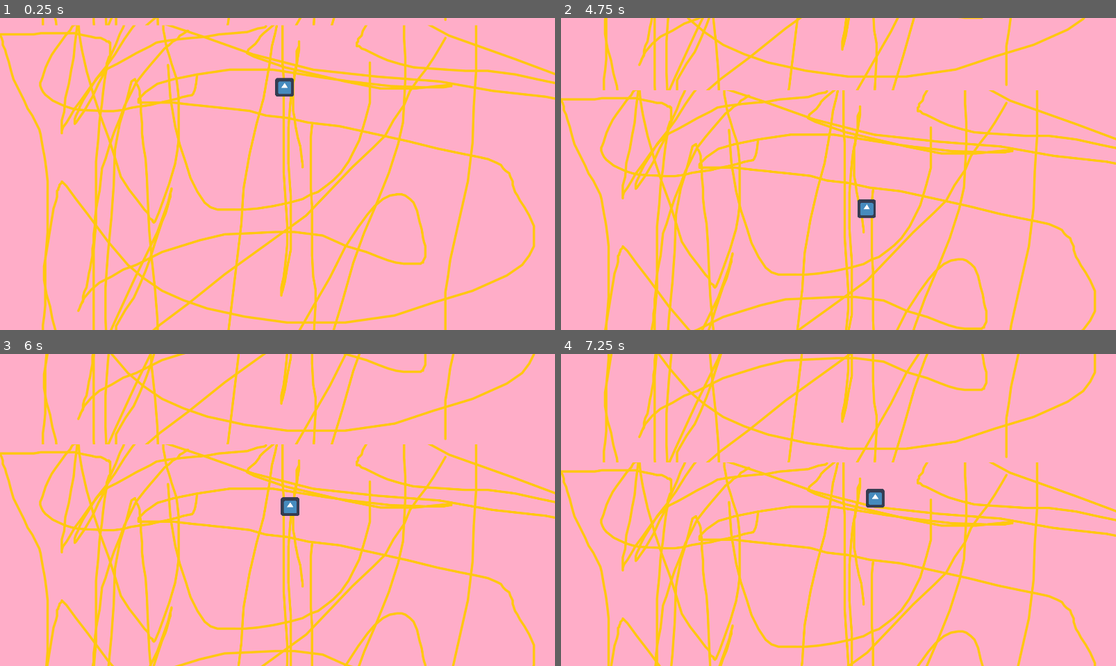
Above: before the commit, frames 1-4 (two rows, left to right).
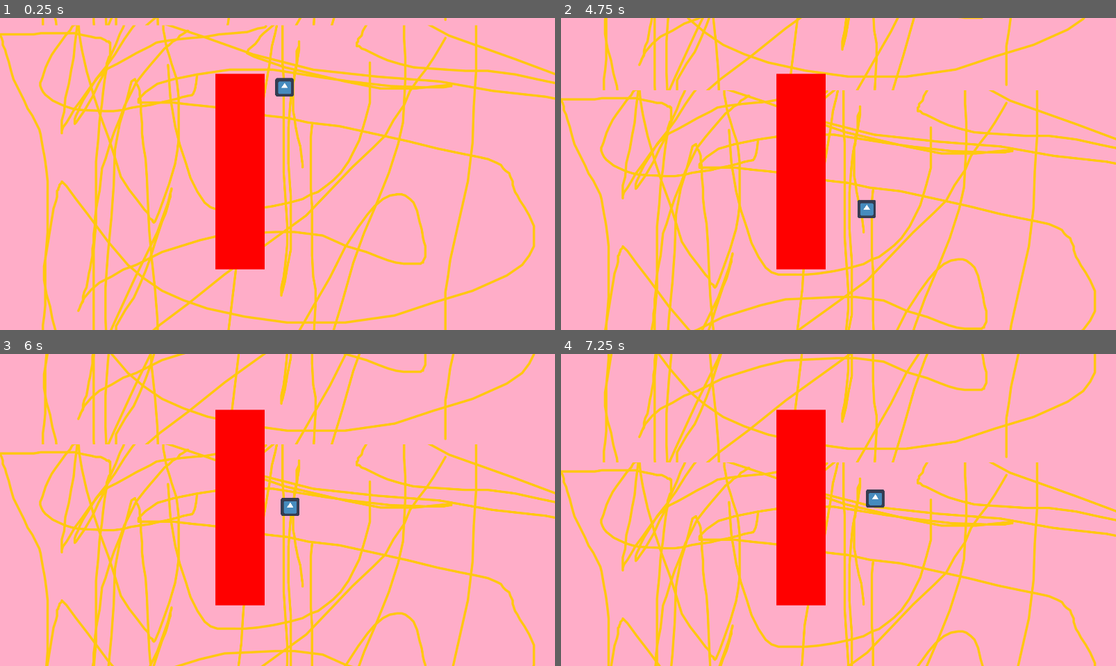
Above: after the commit, the same moments.

Repository: Castlemark/Not_Only_Games_Jam
Game: Godot game, scene res://Assets/Resources/Main.tscn
Same seed, same stepped clock (60 frames per second), same inputs: the game is played once before the commit and once after it. The project has no main scene, so this scene is started directly. The engine's default icon, where the game draws it, is replaced by a stand-in: a white triangle on a blue panel in a dark square.
Inputs (mouse positions are in pixels of both pictures, inside the frame that each line leads up to):
- Up to frame 1 (0.25 s): no input
- Up to frame 2 (4.75 s): move the mouse to (960, 158) at 0.52 s; press the mouse at (960, 158) at 0.53 s; move the mouse to (727, 189) at 1.27 s; release the mouse at (727, 189) at 1.28 s; click (727, 189) at 1.35 s; move the mouse to (894, 105) at 2.02 s; press the mouse at (894, 105) at 2.03 s; move the mouse to (810, 236) at 2.77 s; release the mouse at (810, 236) at 2.78 s; click (810, 236) at 2.85 s; move the mouse to (1005, 220) at 3.52 s; press the mouse at (1005, 220) at 3.53 s; move the mouse to (672, 127) at 4.27 s; release the mouse at (672, 127) at 4.28 s; click (672, 127) at 4.35 s
- Up to frame 3 (6 s): move the mouse to (305, 510) at 5.02 s; press the mouse at (305, 510) at 5.03 s; move the mouse to (194, 432) at 5.77 s; release the mouse at (194, 432) at 5.78 s; click (194, 432) at 5.85 s
- Up to frame 4 (7.25 s): move the mouse to (960, 494) at 6.52 s; press the mouse at (960, 494) at 6.53 s

The runs differ from the first frame. In frame 1, 5.6% of the frame differs, in the area x 38-48%, y 17-81%; in frame 2, 5.6%, in the area x 38-57%, y 17-81%; in frame 3, 5.6%; in frame 4, 5.6%.

Commit message:
Intento 1 collision
<3

Diff:
--- /dev/null
+++ b/Not Only Games Jam 2018/Assets/Resources/KinematicBody2D.gd
@@ -0,0 +1,44 @@
+extends KinematicBody2D
+
+# class member variables go here, for example:
+# var a = 2
+# var b = "textvar"
+var speed = 5
+var target = self.position
+var move = 0
+
+func _ready():
+	# Called every time the node is added to the scene.
+	# Initialization here
+	pass
+
+func _process(delta):
+
+	move = Vector2(0, 1)
+	# Called every frame. Delta is time since last frame.
+	# Update game logic here.
+	movePlayer()
+
+	var collision_info = move_and_collide(move)
+
+	if collision_info:
+		move = move.bounce(collision_info.normal)
+
+
+func _input(event):
+	if (Input.is_action_pressed("mouse_pressed")):
+		target = event.position
+
+#	if (event is InputEventMouseButton or (event is InputEventMouseMotion)):
+#		target = event.position
+
+
+func movePlayer ():
+	if (target != null):
+		var dir = Vector2(target - self.position)
+
+		if (dir.length() >= 3):
+			dir = dir.normalized()
+			move += speed * dir
+		else:
+			target = null
--- a/Not Only Games Jam 2018/Assets/Resources/Main.tscn
+++ b/Not Only Games Jam 2018/Assets/Resources/Main.tscn
@@ -1,8 +1,9 @@
-[gd_scene load_steps=4 format=2]
+[gd_scene load_steps=5 format=2]
 
 [ext_resource path="res://Scripts/Node.gd" type="Script" id=1]
 [ext_resource path="res://Assets/Resources/Background_Joc.tscn" type="PackedScene" id=2]
 [ext_resource path="res://Assets/Resources/Player.tscn" type="PackedScene" id=3]
+[ext_resource path="res://Assets/Resources/Obstacles/I3.tscn" type="PackedScene" id=4]
 
 [node name="Node" type="Node" index="0"]
 
@@ -11,3 +12,7 @@
 [node name="Background" parent="." index="0" instance=ExtResource( 2 )]
 
 [node name="Node2D" parent="." index="1" instance=ExtResource( 3 )]
+
+[node name="I3" parent="." index="2" instance=ExtResource( 4 )]
+
+position = Vector2( 830.049, 531.605 )
--- /dev/null
+++ b/Not Only Games Jam 2018/Assets/Resources/Obstacles/I3.tscn
@@ -0,0 +1,41 @@
+[gd_scene load_steps=3 format=2]
+
+[ext_resource path="res://Assets/placeholder sprites/I3.png" type="Texture" id=1]
+
+[sub_resource type="RectangleShape2D" id=1]
+
+custom_solver_bias = 0.0
+extents = Vector2( 81.6465, 331.619 )
+
+[node name="I3" type="Node2D"]
+
+[node name="I3" type="Sprite" parent="." index="0"]
+
+texture = ExtResource( 1 )
+_sections_unfolded = [ "Transform" ]
+
+[node name="RigidBody2D" type="RigidBody2D" parent="I3" index="0"]
+
+input_pickable = false
+collision_layer = 1
+collision_mask = 1
+mode = 0
+mass = 1.0
+friction = 1.0
+bounce = 0.0
+gravity_scale = 1.0
+custom_integrator = false
+continuous_cd = 0
+contacts_reported = 0
+contact_monitor = false
+sleeping = false
+can_sleep = true
+linear_velocity = Vector2( 0, 0 )
+linear_damp = -1.0
+angular_velocity = 0.0
+angular_damp = -1.0
+
+[node name="CollisionShape2D" type="CollisionShape2D" parent="I3/RigidBody2D" index="0"]
+
+position = Vector2( -0.95195, 0 )
+shape = SubResource( 1 )
--- a/Not Only Games Jam 2018/Assets/Resources/Player.tscn
+++ b/Not Only Games Jam 2018/Assets/Resources/Player.tscn
@@ -1,14 +1,33 @@
-[gd_scene load_steps=3 format=2]
+[gd_scene load_steps=5 format=2]
 
-[ext_resource path="res://icon.png" type="Texture" id=1]
-[ext_resource path="res://Assets/Resources/icon.gd" type="Script" id=2]
+[ext_resource path="res://Assets/Resources/KinematicBody2D.gd" type="Script" id=1]
+[ext_resource path="res://icon.png" type="Texture" id=2]
+[ext_resource path="res://Assets/Resources/icon.gd" type="Script" id=3]
+
+[sub_resource type="RectangleShape2D" id=1]
+
+custom_solver_bias = 0.0
+extents = Vector2( 28.6355, 28.7846 )
 
 [node name="Node2D" type="Node2D"]
 
 _sections_unfolded = [ "Transform" ]
 
-[node name="icon" type="Sprite" parent="." index="0"]
+[node name="KinematicBody2D" type="KinematicBody2D" parent="." index="0"]
 
 position = Vector2( 984.366, 224.982 )
-texture = ExtResource( 1 )
-script = ExtResource( 2 )
+input_pickable = true
+collision_layer = 1
+collision_mask = 1
+collision/safe_margin = 0.08
+script = ExtResource( 1 )
+_sections_unfolded = [ "Collision", "Pickable", "collision" ]
+
+[node name="CollisionShape2D" type="CollisionShape2D" parent="KinematicBody2D" index="0"]
+
+shape = SubResource( 1 )
+
+[node name="icon" type="Sprite" parent="KinematicBody2D" index="1"]
+
+texture = ExtResource( 2 )
+script = ExtResource( 3 )
--- a/Not Only Games Jam 2018/Assets/Resources/icon.gd
+++ b/Not Only Games Jam 2018/Assets/Resources/icon.gd
@@ -3,8 +3,7 @@
 # class member variables go here, for example:
 # var a = 2
 # var b = "textvar"
-var speed = 5
-var target = self.position
+
 
 func _ready():
 	# Called every time the node is added to the scene.
@@ -13,26 +12,4 @@
 
 func _process(delta):
 
-	self.position += Vector2(0, 1)
-	# Called every frame. Delta is time since last frame.
-	# Update game logic here.
-	movePlayer()
 	pass
-
-func _input(event):
-	if (Input.is_action_pressed("mouse_pressed")):
-		target = event.position
-
-#	if (event is InputEventMouseButton or (event is InputEventMouseMotion)):
-#		target = event.position
-
-
-func movePlayer ():
-	if (target != null):
-		var dir = Vector2(target - self.position)
-
-		if (dir.length() >= 3):
-			dir = dir.normalized()
-			self.position += speed * dir
-		else:
-			target = null
Binary file added: Not Only Games Jam 2018/Assets/placeholder sprites/I1.png
Not shown, added: Not Only Games Jam 2018/Assets/placeholder sprites/I1.png.import
Binary file added: Not Only Games Jam 2018/Assets/placeholder sprites/I2.png
Not shown, added: Not Only Games Jam 2018/Assets/placeholder sprites/I2.png.import
Binary file added: Not Only Games Jam 2018/Assets/placeholder sprites/I3.png
Not shown, added: Not Only Games Jam 2018/Assets/placeholder sprites/I3.png.import
Binary file added: Not Only Games Jam 2018/Assets/placeholder sprites/J3.png
Not shown, added: Not Only Games Jam 2018/Assets/placeholder sprites/J3.png.import
Binary file added: Not Only Games Jam 2018/Assets/placeholder sprites/L3.png
Not shown, added: Not Only Games Jam 2018/Assets/placeholder sprites/L3.png.import
Binary file added: Not Only Games Jam 2018/Assets/placeholder sprites/O2.png
Not shown, added: Not Only Games Jam 2018/Assets/placeholder sprites/O2.png.import
(and 3 more such lines)
